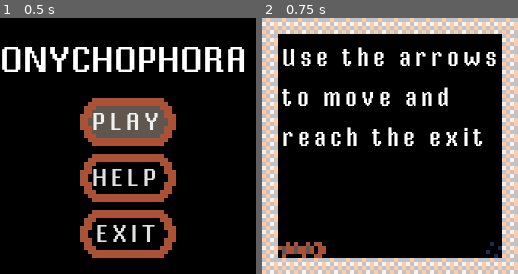
Above: before the commit, frames 1-2 (left to right).
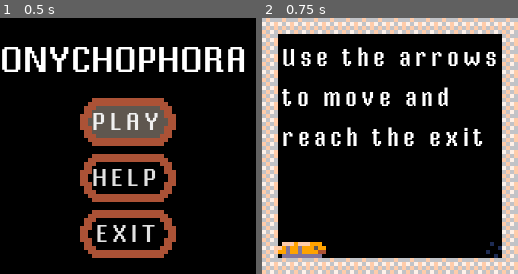
Above: after the commit, the same moments.

Repository: renato-grottesi/onychophora
Game: Godot game, scene res://ui/MainScreen.tscn
Two runs of this game, one before a commit and one after it. Both use one fixed random seed, a clock stepped at 60 frames per second and the inputs below.
Inputs:
- Up to frame 1 (0.5 s): no input
- Up to frame 2 (0.75 s): click "PLAY" at 0.5 s

Frame 1 is identical in both runs. In frame 2, 1.0% of the frame differs, in the area x 6-25%, y 87-94%.

Commit message:
new worm
shiny new worm textures, head and tail properly handled

Diff:
--- a/tileset/Tileset.tres
+++ b/tileset/Tileset.tres
@@ -1,11 +1,14 @@
-[gd_resource type="TileSet" load_steps=7 format=2]
+[gd_resource type="TileSet" load_steps=10 format=2]
 
 [ext_resource path="res://tileset/rock.png" type="Texture" id=1]
-[ext_resource path="res://ui/worm_anim1.png" type="Texture" id=2]
-[ext_resource path="res://tileset/door.png" type="Texture" id=3]
-[ext_resource path="res://tileset/soil.png" type="Texture" id=4]
-[ext_resource path="res://tileset/food.png" type="Texture" id=5]
-[ext_resource path="res://tileset/mold.png" type="Texture" id=6]
+[ext_resource path="res://worm/tail.png" type="Texture" id=2]
+[ext_resource path="res://worm/join.png" type="Texture" id=3]
+[ext_resource path="res://worm/body.png" type="Texture" id=4]
+[ext_resource path="res://worm/head.png" type="Texture" id=5]
+[ext_resource path="res://tileset/door.png" type="Texture" id=6]
+[ext_resource path="res://tileset/soil.png" type="Texture" id=7]
+[ext_resource path="res://tileset/food.png" type="Texture" id=8]
+[ext_resource path="res://tileset/mold.png" type="Texture" id=9]
 
 [resource]
 
@@ -28,25 +31,25 @@
 1/navigation_offset = Vector2( 2, 2 )
 1/shapes = [  ]
 2/name = "body"
-2/texture = ExtResource( 2 )
+2/texture = ExtResource( 4 )
 2/tex_offset = Vector2( 0, 0 )
 2/modulate = Color( 1, 1, 1, 1 )
-2/region = Rect2( 4, 0, 4, 4 )
+2/region = Rect2( 0, 0, 4, 4 )
 2/is_autotile = false
 2/occluder_offset = Vector2( 2, 2 )
 2/navigation_offset = Vector2( 2, 2 )
 2/shapes = [  ]
 3/name = "head"
-3/texture = ExtResource( 2 )
+3/texture = ExtResource( 5 )
 3/tex_offset = Vector2( 0, 0 )
 3/modulate = Color( 1, 1, 1, 1 )
-3/region = Rect2( 12, 0, 4, 4 )
+3/region = Rect2( 0, 0, 4, 4 )
 3/is_autotile = false
 3/occluder_offset = Vector2( 2, 2 )
 3/navigation_offset = Vector2( 2, 2 )
 3/shapes = [  ]
 4/name = "door"
-4/texture = ExtResource( 3 )
+4/texture = ExtResource( 6 )
 4/tex_offset = Vector2( 0, 0 )
 4/modulate = Color( 1, 1, 1, 1 )
 4/region = Rect2( 0, 0, 4, 4 )
@@ -99,3 +102,12 @@
 9/occluder_offset = Vector2( 2, 2 )
 9/navigation_offset = Vector2( 2, 2 )
 9/shapes = [  ]
+10/name = "join"
+10/texture = ExtResource( 3 )
+10/tex_offset = Vector2( 0, 0 )
+10/modulate = Color( 1, 1, 1, 1 )
+10/region = Rect2( 0, 0, 4, 4 )
+10/is_autotile = false
+10/occluder_offset = Vector2( 2, 2 )
+10/navigation_offset = Vector2( 2, 2 )
+10/shapes = [  ]
--- a/tileset/TilesetScene.tscn
+++ b/tileset/TilesetScene.tscn
@@ -1,11 +1,14 @@
-[gd_scene load_steps=7 format=2]
+[gd_scene load_steps=10 format=2]
 
 [ext_resource path="res://tileset/door.png" type="Texture" id=1]
 [ext_resource path="res://tileset/rock.png" type="Texture" id=2]
 [ext_resource path="res://tileset/soil.png" type="Texture" id=3]
-[ext_resource path="res://ui/worm_anim1.png" type="Texture" id=4]
-[ext_resource path="res://tileset/food.png" type="Texture" id=5]
-[ext_resource path="res://tileset/mold.png" type="Texture" id=6]
+[ext_resource path="res://worm/tail.png" type="Texture" id=4]
+[ext_resource path="res://worm/body.png" type="Texture" id=5]
+[ext_resource path="res://worm/head.png" type="Texture" id=6]
+[ext_resource path="res://tileset/food.png" type="Texture" id=7]
+[ext_resource path="res://tileset/mold.png" type="Texture" id=8]
+[ext_resource path="res://worm/join.png" type="Texture" id=9]
 
 [node name="Node" type="Node"]
 
@@ -19,7 +22,7 @@
 position = Vector2( 4, 12 )
 texture = ExtResource( 2 )
 
-[node name="earth" type="Sprite" parent="." index="2"]
+[node name="soil" type="Sprite" parent="." index="2"]
 
 position = Vector2( 4, 16 )
 texture = ExtResource( 3 )
@@ -28,32 +31,34 @@
 
 position = Vector2( 8, 12 )
 texture = ExtResource( 4 )
-region_enabled = true
 region_rect = Rect2( 0, 0, 4, 4 )
 _sections_unfolded = [ "Region" ]
 
 [node name="body" type="Sprite" parent="." index="4"]
 
 position = Vector2( 12, 12 )
-texture = ExtResource( 4 )
-region_enabled = true
+texture = ExtResource( 5 )
 region_rect = Rect2( 4, 0, 4, 4 )
 _sections_unfolded = [ "Region" ]
 
 [node name="head" type="Sprite" parent="." index="5"]
 
 position = Vector2( 16, 12 )
-texture = ExtResource( 4 )
-region_enabled = true
+texture = ExtResource( 6 )
 region_rect = Rect2( 12, 0, 4, 4 )
 _sections_unfolded = [ "Region" ]
 
 [node name="food" type="Sprite" parent="." index="6"]
 
 position = Vector2( 8, 20 )
-texture = ExtResource( 5 )
+texture = ExtResource( 7 )
 
 [node name="mold" type="Sprite" parent="." index="7"]
 
 position = Vector2( 12, 20 )
-texture = ExtResource( 6 )
+texture = ExtResource( 8 )
+
+[node name="join" type="Sprite" parent="." index="8"]
+
+position = Vector2( 28.9128, 28.3368 )
+texture = ExtResource( 9 )
--- a/worm/worm.gd
+++ b/worm/worm.gd
@@ -6,6 +6,7 @@
 var sections = [Vector2(1,1), Vector2(2,1), Vector2(3,1)]
 var tail
 var body
+var join
 var head
 var soil
 var rock
@@ -16,12 +17,10 @@
 
 var dead = false
 
-enum dir {L=0, R=1, U=2, D=3}
-var dir_lut = []
-
 func _ready():
 	tail = $Map.tile_set.find_tile_by_name("tail")
 	body = $Map.tile_set.find_tile_by_name("body")
+	join = $Map.tile_set.find_tile_by_name("join")
 	head = $Map.tile_set.find_tile_by_name("head")
 	soil = $Map.tile_set.find_tile_by_name("soil")
 	rock = $Map.tile_set.find_tile_by_name("rock")
@@ -29,10 +28,6 @@
 	food = $Map.tile_set.find_tile_by_name("food")
 	mold = $Map.tile_set.find_tile_by_name("mold")
 
-	dir_lut.append([2,1,5,6])
-	dir_lut.append([2,1,5,6])
-	dir_lut.append([2,1,5,6])
-	dir_lut.append([2,1,5,6])
 	for i in range(1, 16): fall()
 
 func set_sections(new_sections):
@@ -135,23 +130,39 @@
 		for c in $Map.get_used_cells_by_id(stable):
 			$Map.set_cellv(c, soil)
 
+enum dir {L=0, R=1, U=2, D=3}
+
 func draw():
+	var dir_lut = []
+	dir_lut.append([1,0,5,6])
+	dir_lut.append([1,0,5,6])
+	dir_lut.append([1,0,5,6])
+	dir_lut.append([1,0,5,6])
 	var old_dir = dir.L
 	var new_dir = dir.L
 	var old_point = sections[0]+(sections[1]-sections[0])
 	for c in $body.get_used_cells():
 		$body.set_cellv(c, -1)
 	for s in sections:
-		if s.x > old_point.x: new_dir = dir.R
-		if s.x < old_point.x: new_dir = dir.L
-		if s.y > old_point.y: new_dir = dir.D
-		if s.y < old_point.y: new_dir = dir.U
+		if s.x > old_point.x: new_dir = dir.L
+		if s.x < old_point.x: new_dir = dir.R
+		if s.y > old_point.y: new_dir = dir.U
+		if s.y < old_point.y: new_dir = dir.D
 		var tile = body
-		if s == sections.front() : tile = tail
-		if s == sections.back() : tile = head
-		$body.set_cellv(s, tile, (dir_lut[old_dir][new_dir]&1)>0, (dir_lut[old_dir][new_dir]&2)>0, (dir_lut[old_dir][new_dir]&4)>0)
+		var flip_x = (dir_lut[old_dir][new_dir]&1)>0
+		var flip_y = (dir_lut[old_dir][new_dir]&2)>0
+		var transp = (dir_lut[old_dir][new_dir]&4)>0
+		$body.set_cellv(s, tile, flip_x, flip_y, transp)
 		old_point=s
 		old_dir=new_dir
+	# tail
+	var s_tail = sections[0];
+	var s_tail_1 = sections[1]
+	$body.set_cellv(s_tail, tail, s_tail_1.x<s_tail.x, s_tail_1.y<s_tail.y, s_tail_1.y!=s_tail.y)
+	# head
+	var s_head = sections[sections.size()-1];
+	var s_head_1 = sections[sections.size()-2]
+	$body.set_cellv(s_head, head, s_head_1.x>s_head.x, s_head_1.y>s_head.y, s_head_1.y!=s_head.y)
 
 func fall():
 	if not on_ground():
Not shown: 5 places in tileset/Tileset.tres that only renumber resources
Binary file added: worm/body.png
Not shown, added: worm/body.png.import
Binary file added: worm/head.png
Not shown, added: worm/head.png.import
Binary file added: worm/join.png
Not shown, added: worm/join.png.import
Binary file added: worm/tail.png
Not shown, added: worm/tail.png.import
